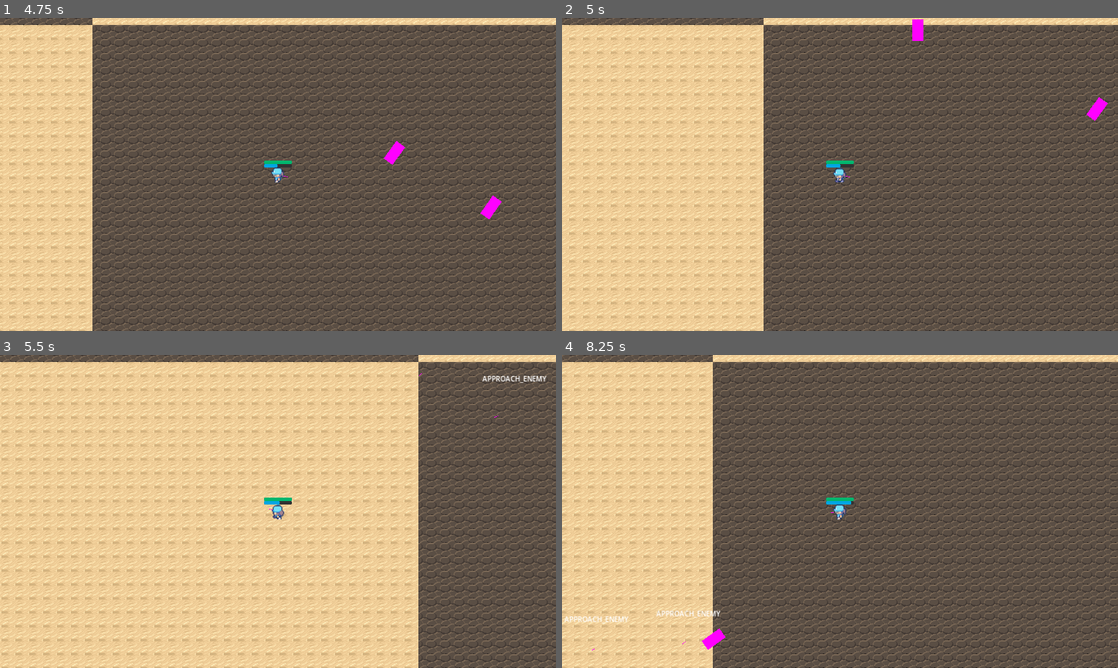
Above: before the commit, frames 1-4 (two rows, left to right).
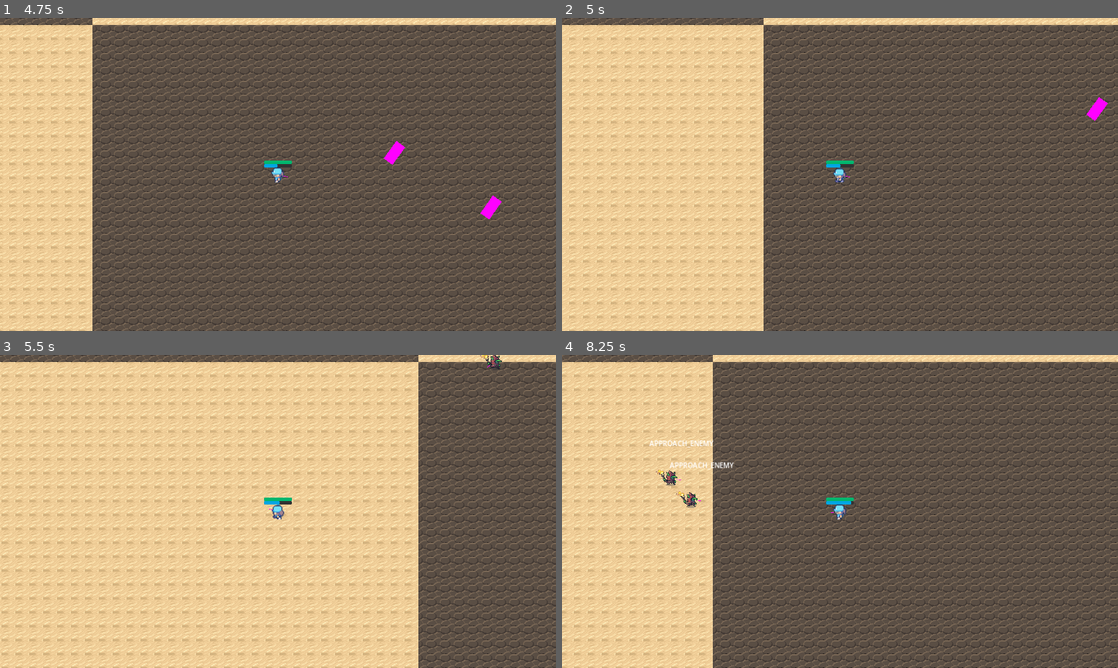
Above: after the commit, the same moments.

Repository: GDTV-Game-Jam-2024/GDTV
Game: Godot game, scene res://Scenes/main_menu.tscn
Same seed, same stepped clock (60 frames per second), same inputs: the game is played once before the commit and once after it. The engine's default icon, where the game draws it, is replaced by a stand-in: a white triangle on a blue panel in a dark square.
Inputs (mouse positions are in pixels of both pictures, inside the frame that each line leads up to):
- Up to frame 1 (4.75 s): click "Play" at 0.5 s; tap Enter at 1.25 s; move the mouse to (400, 158) at 1.27 s; hold Right (ui_right) 1.28-2.03 s; hold Mouse wheel down (scrollDOWN) 1.28-2.03 s; move the mouse to (166, 190) at 2.02 s; hold Down (ui_down) 2.03-2.78 s; tap Mouse wheel up (scrollUP) at 2.1 s; move the mouse to (333, 105) at 2.77 s; press the mouse at (333, 105) at 2.78 s; hold Right (ui_right) 2.78-3.53 s; move the mouse to (250, 237) at 3.52 s; release the mouse at (250, 237) at 3.53 s; hold Up (ui_up) 3.53-4.28 s; tap 1 (wand1) at 3.6 s; move the mouse to (444, 221) at 4.27 s; hold Left (ui_left) from 4.28 s (still down); tap 2 (wand2) at 4.35 s
- Up to frame 2 (5 s): keep holding Left (ui_left)
- Up to frame 3 (5.5 s): keep holding Left (ui_left); move the mouse to (111, 464) at 5.02 s; tap 3 (wand3) at 5.1 s
- Up to frame 4 (8.25 s): move the mouse to (867, 511) at 5.77 s; release Left (ui_left) at 5.78 s; hold Down (ui_down) 5.78-6.53 s; tap one key every 0.75 s from 5.85 s: 4 (wand4) 5 (wand5) 6 (wand6) Mouse wheel down (scrollDOWN); move the mouse to (756, 433) at 6.52 s; hold Right (ui_right) 6.53-7.28 s; move the mouse to (962, 495) at 7.27 s; hold Up (ui_up) 7.28-8.03 s; move the mouse to (728, 527) at 8.02 s; hold Right (ui_right) from 8.03 s (still down)

Frame 1 is identical in both runs. In frame 2, 0.1% of the frame differs, in the area x 63-65%, y 0-8%; in frame 3, 0.2%; in frame 4, 0.9%, in the area x 0-31%, y 27-95%.

Commit message:
Goblin value changes
Set to melee, adjusted hitboxes and speed

Diff:
--- a/Scenes/Entities/Goblin.tscn
+++ b/Scenes/Entities/Goblin.tscn
@@ -1,5 +1,256 @@
-[gd_scene load_steps=2 format=3 uid="uid://regjxjddicd5"]
+[gd_scene load_steps=21 format=3 uid="uid://regjxjddicd5"]
 
 [ext_resource type="PackedScene" uid="uid://djmvmje8k5mgm" path="res://Scenes/Entities/NPC.tscn" id="1_0nelu"]
+[ext_resource type="Texture2D" uid="uid://beod12ge6hf0s" path="res://Sprites/goblin_torch.png" id="2_nvhvo"]
+
+[sub_resource type="AtlasTexture" id="AtlasTexture_r8nsn"]
+atlas = ExtResource("2_nvhvo")
+region = Rect2(0, 384, 192, 192)
+
+[sub_resource type="AtlasTexture" id="AtlasTexture_2e5ys"]
+atlas = ExtResource("2_nvhvo")
+region = Rect2(192, 384, 192, 192)
+
+[sub_resource type="AtlasTexture" id="AtlasTexture_4tyif"]
+atlas = ExtResource("2_nvhvo")
+region = Rect2(384, 384, 192, 192)
+
+[sub_resource type="AtlasTexture" id="AtlasTexture_po1xr"]
+atlas = ExtResource("2_nvhvo")
+region = Rect2(576, 384, 192, 192)
+
+[sub_resource type="AtlasTexture" id="AtlasTexture_1bbv5"]
+atlas = ExtResource("2_nvhvo")
+region = Rect2(768, 384, 192, 192)
+
+[sub_resource type="AtlasTexture" id="AtlasTexture_0lu03"]
+atlas = ExtResource("2_nvhvo")
+region = Rect2(960, 384, 192, 192)
+
+[sub_resource type="AtlasTexture" id="AtlasTexture_4r5jj"]
+atlas = ExtResource("2_nvhvo")
+region = Rect2(0, 192, 192, 192)
+
+[sub_resource type="AtlasTexture" id="AtlasTexture_m0uk7"]
+atlas = ExtResource("2_nvhvo")
+region = Rect2(192, 192, 192, 192)
+
+[sub_resource type="AtlasTexture" id="AtlasTexture_seqx6"]
+atlas = ExtResource("2_nvhvo")
+region = Rect2(384, 192, 192, 192)
+
+[sub_resource type="AtlasTexture" id="AtlasTexture_kta8u"]
+atlas = ExtResource("2_nvhvo")
+region = Rect2(576, 192, 192, 192)
+
+[sub_resource type="AtlasTexture" id="AtlasTexture_yga6k"]
+atlas = ExtResource("2_nvhvo")
+region = Rect2(768, 192, 192, 192)
+
+[sub_resource type="AtlasTexture" id="AtlasTexture_ua381"]
+atlas = ExtResource("2_nvhvo")
+region = Rect2(960, 192, 192, 192)
+
+[sub_resource type="SpriteFrames" id="SpriteFrames_34m42"]
+animations = [{
+"frames": [{
+"duration": 1.0,
+"texture": SubResource("AtlasTexture_r8nsn")
+}, {
+"duration": 1.0,
+"texture": SubResource("AtlasTexture_2e5ys")
+}, {
+"duration": 1.0,
+"texture": SubResource("AtlasTexture_4tyif")
+}, {
+"duration": 1.0,
+"texture": SubResource("AtlasTexture_po1xr")
+}, {
+"duration": 1.0,
+"texture": SubResource("AtlasTexture_1bbv5")
+}, {
+"duration": 1.0,
+"texture": SubResource("AtlasTexture_0lu03")
+}],
+"loop": true,
+"name": &"Attack",
+"speed": 5.0
+}, {
+"frames": [{
+"duration": 1.0,
+"texture": SubResource("AtlasTexture_4r5jj")
+}, {
+"duration": 1.0,
+"texture": SubResource("AtlasTexture_m0uk7")
+}, {
+"duration": 1.0,
+"texture": SubResource("AtlasTexture_seqx6")
+}, {
+"duration": 1.0,
+"texture": SubResource("AtlasTexture_kta8u")
+}, {
+"duration": 1.0,
+"texture": SubResource("AtlasTexture_yga6k")
+}, {
+"duration": 1.0,
+"texture": SubResource("AtlasTexture_ua381")
+}],
+"loop": true,
+"name": &"Walk",
+"speed": 5.0
+}]
+
+[sub_resource type="SpriteFrames" id="SpriteFrames_k35vg"]
+animations = [{
+"frames": [{
+"duration": 1.0,
+"texture": SubResource("AtlasTexture_r8nsn")
+}, {
+"duration": 1.0,
+"texture": SubResource("AtlasTexture_2e5ys")
+}, {
+"duration": 1.0,
+"texture": SubResource("AtlasTexture_4tyif")
+}, {
+"duration": 1.0,
+"texture": SubResource("AtlasTexture_po1xr")
+}, {
+"duration": 1.0,
+"texture": SubResource("AtlasTexture_1bbv5")
+}, {
+"duration": 1.0,
+"texture": SubResource("AtlasTexture_0lu03")
+}],
+"loop": true,
+"name": &"Attack",
+"speed": 12.0
+}, {
+"frames": [{
+"duration": 1.0,
+"texture": SubResource("AtlasTexture_4r5jj")
+}, {
+"duration": 1.0,
+"texture": SubResource("AtlasTexture_m0uk7")
+}, {
+"duration": 1.0,
+"texture": SubResource("AtlasTexture_seqx6")
+}, {
+"duration": 1.0,
+"texture": SubResource("AtlasTexture_kta8u")
+}, {
+"duration": 1.0,
+"texture": SubResource("AtlasTexture_yga6k")
+}, {
+"duration": 1.0,
+"texture": SubResource("AtlasTexture_ua381")
+}],
+"loop": true,
+"name": &"Walk",
+"speed": 12.0
+}]
+
+[sub_resource type="Animation" id="Animation_1ga70"]
+resource_name = "Attack"
+length = 0.6
+loop_mode = 1
+step = 0.05
+tracks/0/type = "value"
+tracks/0/imported = false
+tracks/0/enabled = true
+tracks/0/path = NodePath("AnimatedSprite2D:sprite_frames")
+tracks/0/interp = 1
+tracks/0/loop_wrap = true
+tracks/0/keys = {
+"times": PackedFloat32Array(0),
+"transitions": PackedFloat32Array(1),
+"update": 1,
+"values": [SubResource("SpriteFrames_34m42")]
+}
+tracks/1/type = "value"
+tracks/1/imported = false
+tracks/1/enabled = true
+tracks/1/path = NodePath("AnimatedSprite2D:frame")
+tracks/1/interp = 1
+tracks/1/loop_wrap = true
+tracks/1/keys = {
+"times": PackedFloat32Array(0, 0.1, 0.2, 0.3, 0.4, 0.5),
+"transitions": PackedFloat32Array(1, 1, 1, 1, 1, 1),
+"update": 1,
+"values": [0, 1, 2, 3, 4, 5]
+}
+
+[sub_resource type="Animation" id="Animation_tbppm"]
+length = 0.001
+tracks/0/type = "value"
+tracks/0/imported = false
+tracks/0/enabled = true
+tracks/0/path = NodePath("AnimatedSprite2D:frame")
+tracks/0/interp = 1
+tracks/0/loop_wrap = true
+tracks/0/keys = {
+"times": PackedFloat32Array(0),
+"transitions": PackedFloat32Array(1),
+"update": 1,
+"values": [0]
+}
+
+[sub_resource type="Animation" id="Animation_tjeo0"]
+resource_name = "Walk"
+length = 0.6
+loop_mode = 2
+tracks/0/type = "value"
+tracks/0/imported = false
+tracks/0/enabled = true
+tracks/0/path = NodePath("AnimatedSprite2D:sprite_frames")
+tracks/0/interp = 1
+tracks/0/loop_wrap = true
+tracks/0/keys = {
+"times": PackedFloat32Array(0),
+"transitions": PackedFloat32Array(1),
+"update": 1,
+"values": [SubResource("SpriteFrames_34m42")]
+}
+tracks/1/type = "value"
+tracks/1/imported = false
+tracks/1/enabled = true
+tracks/1/path = NodePath("AnimatedSprite2D:frame")
+tracks/1/interp = 1
+tracks/1/loop_wrap = true
+tracks/1/keys = {
+"times": PackedFloat32Array(0, 0.1, 0.2, 0.3, 0.4, 0.5),
+"transitions": PackedFloat32Array(1, 1, 1, 1, 1, 1),
+"update": 1,
+"values": [0, 1, 2, 3, 4, 5]
+}
+
+[sub_resource type="AnimationLibrary" id="AnimationLibrary_uutte"]
+_data = {
+"Attack": SubResource("Animation_1ga70"),
+"RESET": SubResource("Animation_tbppm"),
+"Walk": SubResource("Animation_tjeo0")
+}
 
 [node name="NPC" instance=ExtResource("1_0nelu")]
+statMovementSpeed = 200.0
+statMaxHP = 10
+meleeAttackDamage = 5
+meleeChargeDamage = 10
+meleeChargeSpeed = 300.0
+State_ATTACK_RANGE = false
+State_ATTACK_RANGE_SMART = false
+
+[node name="AnimatedSprite2D" parent="." index="1"]
+sprite_frames = SubResource("SpriteFrames_34m42")
+animation = &"Attack"
+
+[node name="AnimatedSprite2D2" type="AnimatedSprite2D" parent="." index="10"]
+scale = Vector2(0.5, 0.5)
+sprite_frames = SubResource("SpriteFrames_k35vg")
+animation = &"Walk"
+frame = 1
+frame_progress = 0.806872
+
+[node name="AnimationPlayer2" type="AnimationPlayer" parent="." index="11"]
+libraries = {
+"": SubResource("AnimationLibrary_uutte")
+}
--- a/Scenes/Entities/NPC.tscn
+++ b/Scenes/Entities/NPC.tscn
@@ -6,19 +6,18 @@
 [ext_resource type="Script" path="res://Scripts/AI.gd" id="3_utucg"]
 
 [sub_resource type="CircleShape2D" id="CircleShape2D_yl5l7"]
-radius = 102.13
+radius = 27.0185
 
 [sub_resource type="CircleShape2D" id="CircleShape2D_y0kkt"]
 radius = 700.0
 
 [sub_resource type="CircleShape2D" id="CircleShape2D_qrmbt"]
-radius = 153.55
+radius = 41.4367
 
 [sub_resource type="CircleShape2D" id="CircleShape2D_rf83c"]
 radius = 424.01
 
 [node name="NPC" type="CharacterBody2D"]
-position = Vector2(306, 199)
 script = ExtResource("1_b5m3u")
 meleeChargeHealthThreshold = 100
 rangedWeapon = ExtResource("2_uhhqj")
@@ -34,6 +33,7 @@
 vertical_alignment = 1
 
 [node name="AnimatedSprite2D" type="AnimatedSprite2D" parent="."]
+visible = false
 
 [node name="Sprite2D" type="Sprite2D" parent="."]
 visible = false
